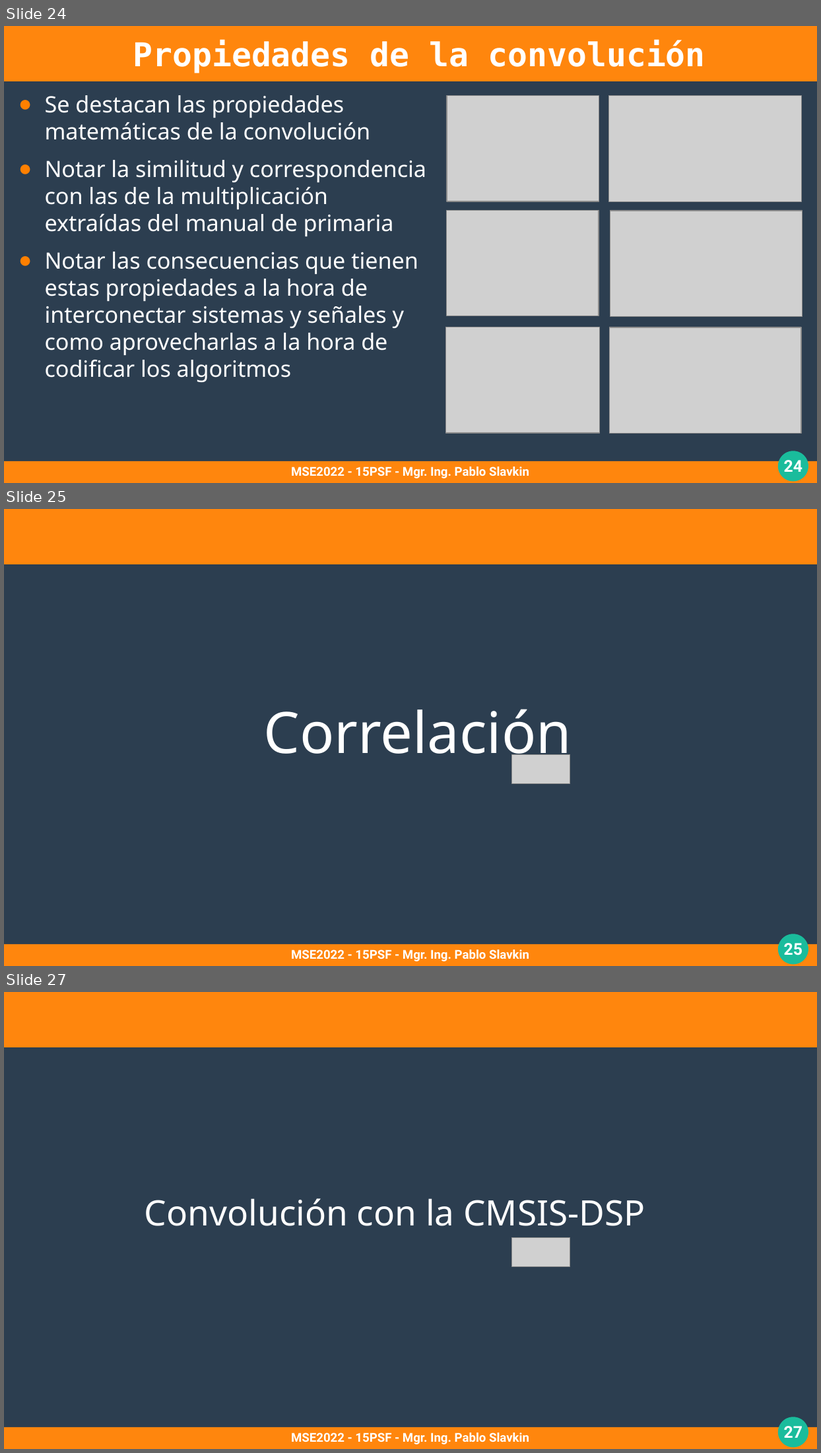
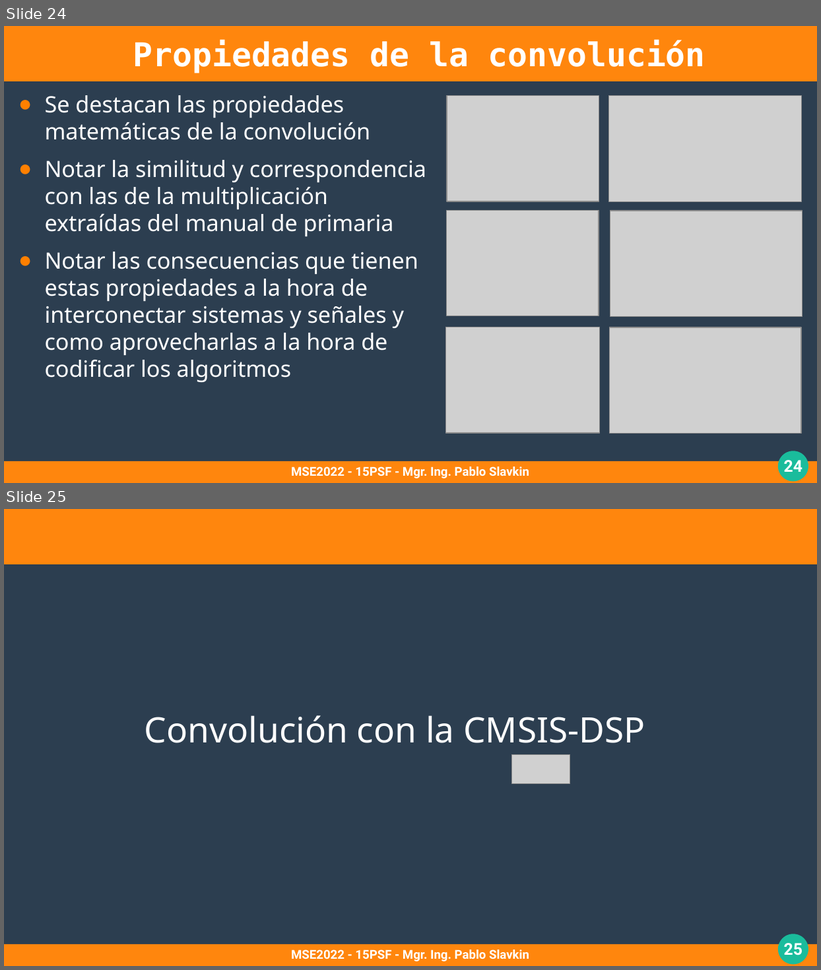
Before and after one commit to pslavkin/psf_2022, a slide deck: clases/5_clase/5_clase.odp. Shown one above the other, each under a label of ours: slides 24, 25 and 27 before the commit, slides 24 and 25 after it; the slides between them are not shown. The pictures are 821x1453 and 821x970 pixels, drawn with LibreOffice and Linux fonts; fonts in the diff are those of the drawing; grey boxes stand for pictures. Boxes give left, top, right and bottom in pixels: in the first picture for what was removed or moved away, otherwise in the second. Text is boxed around its words. In the diff, an @@ line names an element or a change of style, - is before the commit and + after.

```diff
--- a/clases/5_clase/5_clase.odp
+++ b/clases/5_clase/5_clase.odp
@@ slide 25 removed at bbox=[4, 509, 817, 966], background #2C3E50; not listed: 4 template elements that a slide beside it also shows @@
@@ text removed at bbox=[263, 709, 572, 768] @@
-Correlación
@@ picture removed at bbox=[512, 755, 571, 784] @@
@@ text removed at bbox=[291, 950, 529, 962] @@
-MSE2022 - 15PSF - Mgr. Ing. Pablo Slavkin
@@ what was slide 27 is now slide 25 @@
@@ page number at bbox=[784, 943, 803, 956]: text changed @@
-27
+25
```
Also in this commit, not shown: 1 other slide removed.
